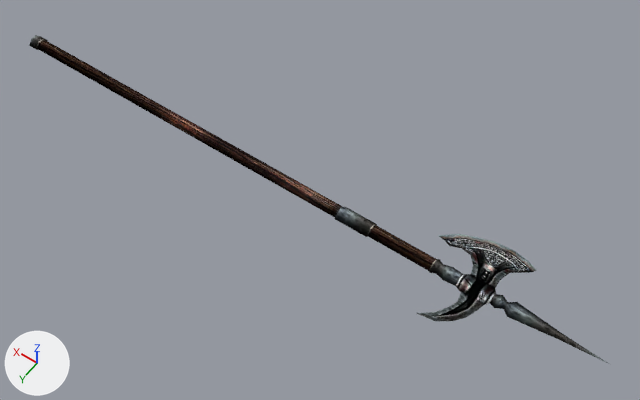
A saved change to the glTF model assets/models/KM_MW_HALBERD_01.glb.
Rendered twice from a camera (50 mm lens) standing at (-1.7, 1.53, 2.41) and looking at (-0.58, -0.03, -0.05). Arrows for +X, +Y and +Z are at lower left; the lights stay in place.
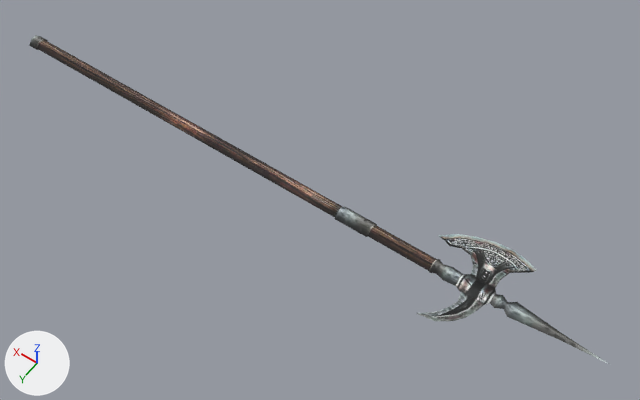
Where the change shows, as pixel boxes [x1, y1, x2, y2] in the pictures (640 x 400 px):
'Mesh', surface changed: [29, 35, 609, 364] in both

Patch to the scene script:
```diff
--- a/assets/models/KM_MW_HALBERD_01.glb.py
+++ b/assets/models/KM_MW_HALBERD_01.glb.py
@@ img_itmeleerest_1 @@
+img_itmeleerest_1 = load_image('ItMeleeRest', '_unpacked/ItMeleeRest', 512, 512, 'sRGB')
@@ img_itmeleeblades_1 @@
+img_itmeleeblades_1 = load_image('ItMeleeBlades', '_unpacked/ItMeleeBlades', 512, 512, 'sRGB')
@@ mat_itmeleeblades @@
 mat_itmeleeblades = principled_material('ITMELEEBLADES')
-mat_itmeleeblades.texture = img_itmeleeblades
-mat_itmeleeblades.metallic = 1.0
-mat_itmeleeblades.roughness = 1.0
+mat_itmeleeblades.texture = img_itmeleeblades_1
@@ mat_itmeleerest @@
 mat_itmeleerest = principled_material('ITMELEEREST')
-mat_itmeleerest.texture = img_itmeleerest
-mat_itmeleerest.metallic = 1.0
-mat_itmeleerest.roughness = 1.0
+mat_itmeleerest.texture = img_itmeleerest_1
```
